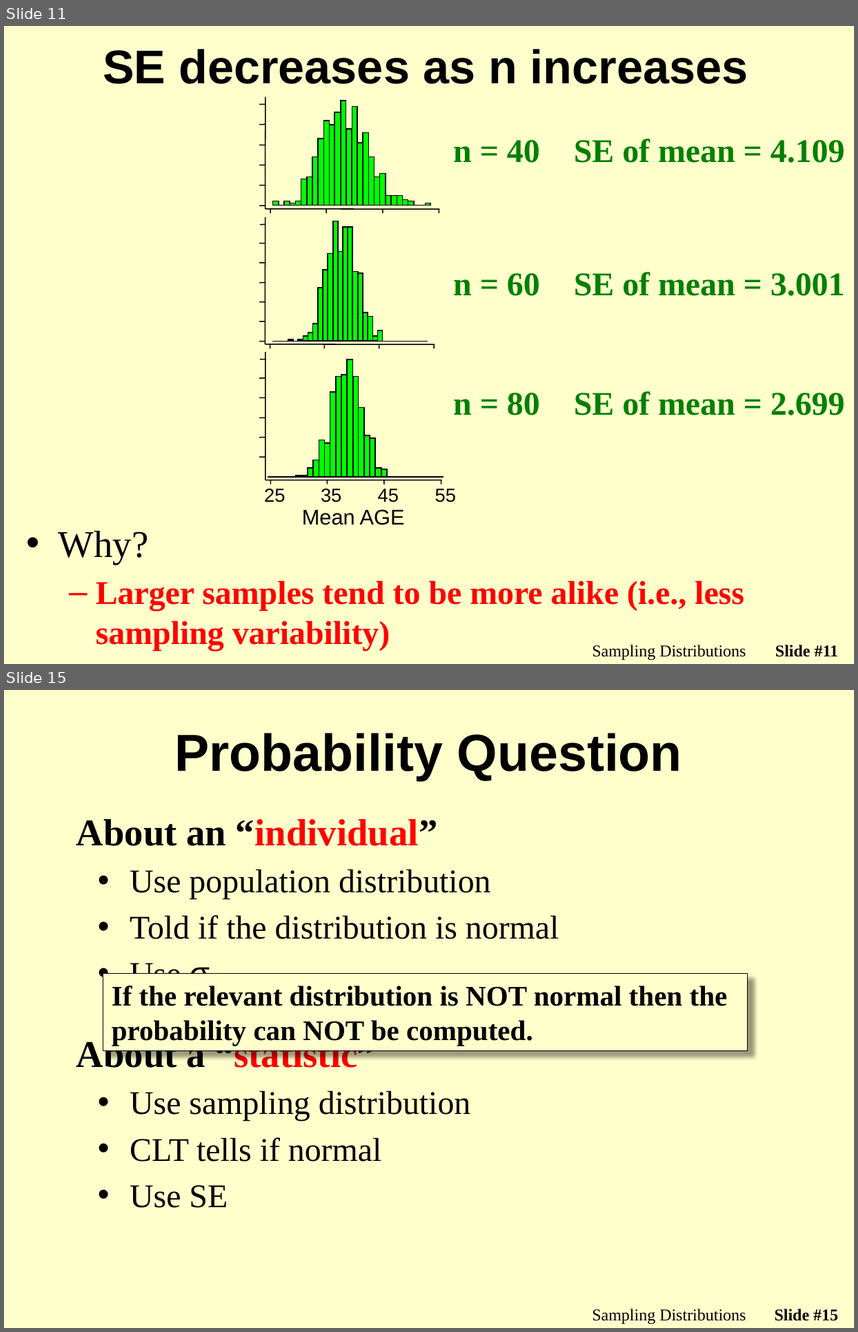
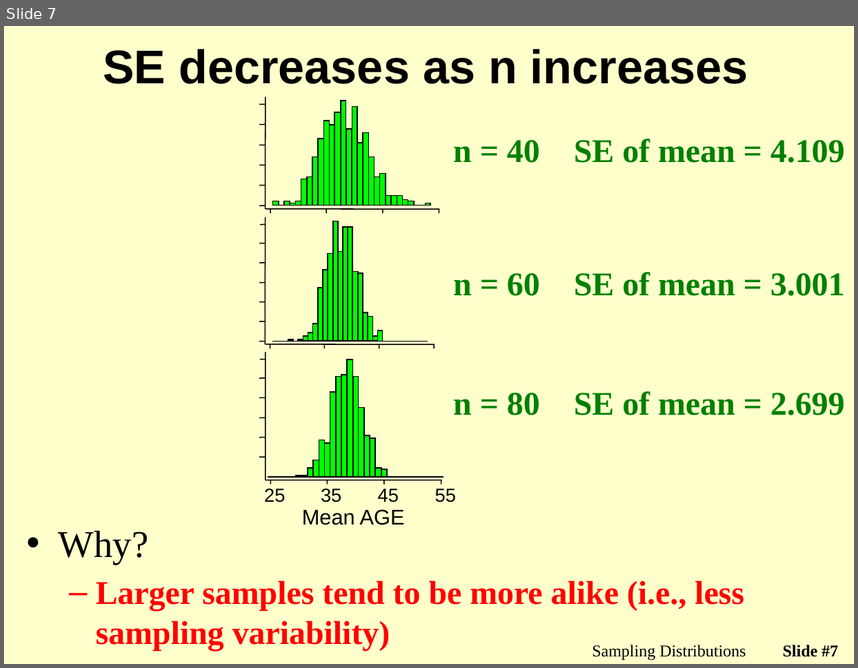
Before and after one commit to droglenc/NCMTH107, a slide deck: modules/Sampling_Distributions/PPT.pptx. Shown one above the other, each under a label of ours: slides 11 and 15 before the commit, slide 7 after it; the slides between them are not shown. The pictures are 858x1332 and 858x668 pixels, drawn with LibreOffice and Linux fonts; fonts in the diff are those of the drawing; background and template pictures are left out. Boxes give left, top, right and bottom in pixels: in the first picture for what was removed or moved away, otherwise in the second. Text is boxed around its words. In the diff, an @@ line names an element or a change of style, - is before the commit and + after.

Commit message:
Updated sampling distrib module

```diff
--- a/modules/Sampling_Distributions/PPT.pptx
+++ b/modules/Sampling_Distributions/PPT.pptx
@@ slide 15 removed at (4,690,854,1328), background picture (left out) @@
@@ title removed at (175,733,682,780) @@
-Probability Question
@@ text removed at (76,819,559,1208) @@
-About an “individual”
-• Use population distribution
-• Told if the distribution is normal
-• Use σ
-About a “statistic”
-• Use sampling distribution
-• CLT tells if normal
-• Use SE
@@ rectangle removed at (103,973,748,1050) @@
-If the relevant distribution is NOT normal then the probability can NOT be computed.
@@ text removed at (592,1308,746,1323) @@
-Sampling Distributions
@@ page number removed at (775,1308,838,1321) @@
-Slide #15
@@ what was slide 11 is now slide 7 @@
@@ page number at (783,644,838,657): text changed @@
-Slide #11
+Slide #7
```
Also in this commit, not shown: 4 slides changed, 1 slide added, 13 other slides removed, 4 other files.
